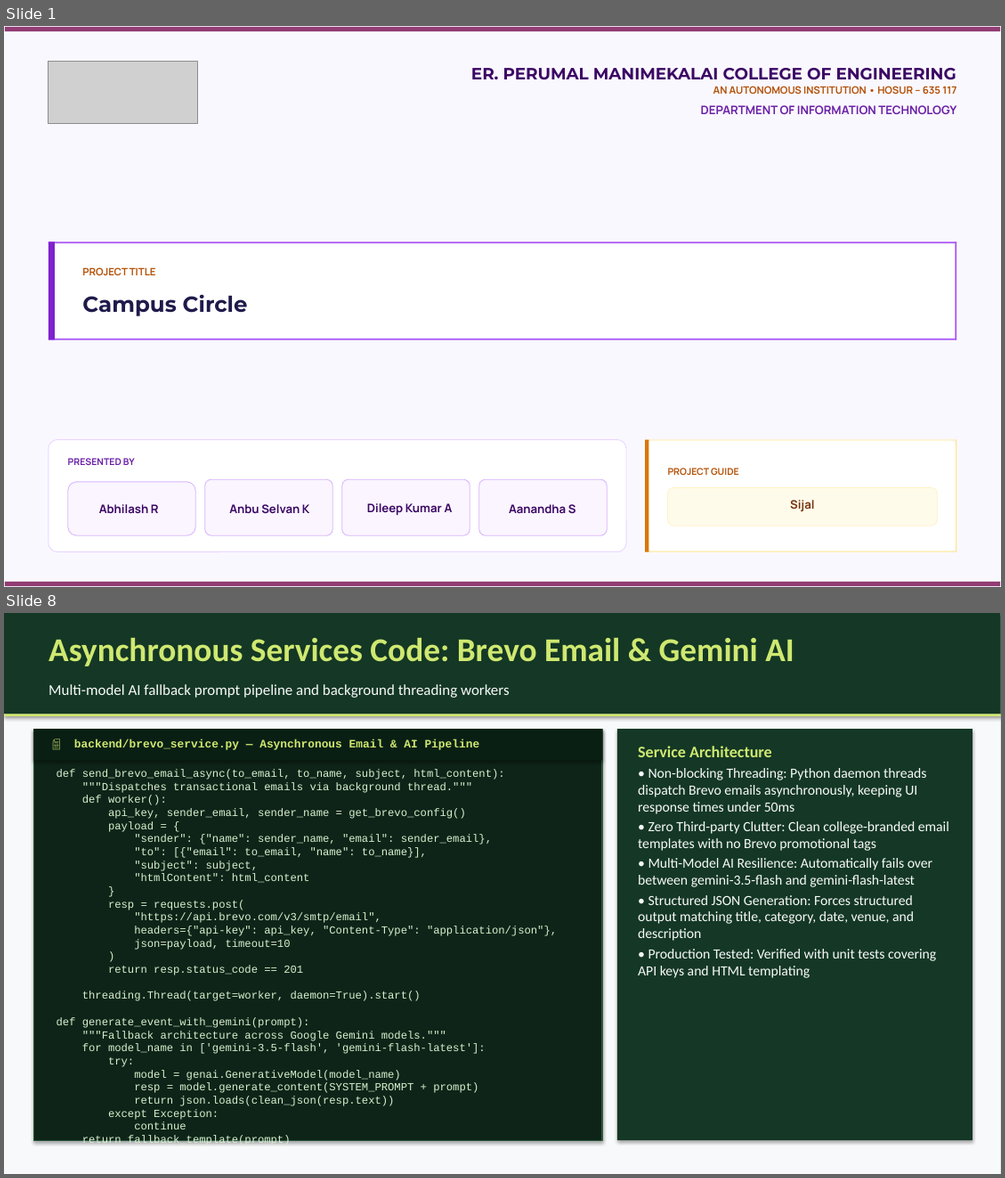
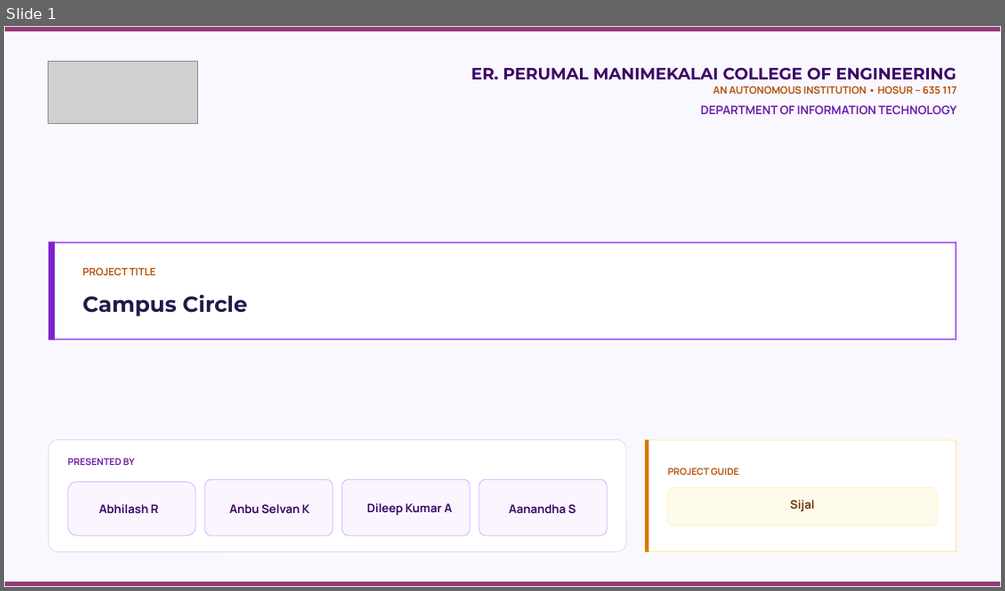
Before and after one commit to Abhi7Prajapathi/Events, a slide deck: CampusCircle_Presentation.pptx. Shown one above the other, each under a label of ours: slides 1 and 8 before the commit, slide 1 after it; the slides between them are not shown. The pictures are 1005x1178 and 1005x591 pixels, drawn with LibreOffice and Linux fonts; fonts in the diff are those of the drawing; grey boxes stand for pictures; background and template pictures are left out. Boxes give left, top, right and bottom in pixels: in the first picture for what was removed or moved away, otherwise in the second. Text is boxed around its words. In the diff, an @@ line names an element or a change of style, - is before the commit and + after.

```diff
--- a/CampusCircle_Presentation.pptx
+++ b/CampusCircle_Presentation.pptx
@@ slide 8 removed at [4, 613, 1001, 1174], background #FFFFFF @@
@@ rectangle removed at [4, 613, 1001, 1174] @@
@@ rectangle removed at [4, 613, 1001, 714] @@
@@ text removed at [48, 638, 794, 666] @@
-Asynchronous Services Code: Brevo Email & Gemini AI
@@ text removed at [48, 684, 510, 698] @@
-Multi-model AI fallback prompt pipeline and background threading workers
@@ rectangle removed at [4, 714, 1001, 716] @@
@@ rectangle removed at [34, 729, 602, 1140] @@
@@ rectangle removed at [34, 729, 602, 761] @@
@@ text removed at [74, 739, 480, 750] @@
-📄 backend/brevo_service.py — Asynchronous Email & AI Pipeline
@@ rectangle removed at [617, 729, 972, 1140] @@
@@ text removed at [638, 746, 949, 978] @@
-Service Architecture
-• Non-blocking Threading: Python daemon threads dispatch Brevo emails asynchronously, keeping UI response times under 50ms
-• Zero Third-party Clutter: Clean college-branded email templates with no Brevo promotional tags
-• Multi-Model AI Resilience: Automatically fails over between gemini-3.5-flash and gemini-flash-latest
-• Structured JSON Generation: Forces structured output matching title, category, date, venue, and description
-• Production Tested: Verified with unit tests covering API keys and HTML templating
@@ text removed at [57, 769, 557, 1129] @@
-def send_brevo_email_async(to_email, to_name, subject, html_content):
-"""Dispatches transactional emails via background thread."""
-def worker():
-api_key, sender_email, sender_name = get_brevo_config()
-payload = {
-"sender": {"name": sender_name, "email": sender_email},
-"to": [{"email": to_email, "name": to_name}],
-"subject": subject,
-"htmlContent": html_content
-}
-resp = requests.post(
-"https://api.brevo.com/v3/smtp/email",
-headers={"api-key": api_key, "Content-Type": "application/json"},
-json=payload, timeout=10
-)
-return resp.status_code == 201
-threading.Thread(target=worker, daemon=True).start()
-def generate_event_with_gemini(prompt):
-"""Fallback architecture across Google Gemini models."""
-for model_name in ['gemini-3.5-flash', 'gemini-flash-latest']:
-try:
-model = genai.GenerativeModel(model_name)
-resp = model.generate_content(SYSTEM_PROMPT + prompt)
-return json.loads(clean_json(resp.text))
-except Exception:
-continue
-return fallback_template(prompt)
```
Also in this commit, not shown: 3 slides changed, 5 slides added, 11 other slides removed, 1 other file.
